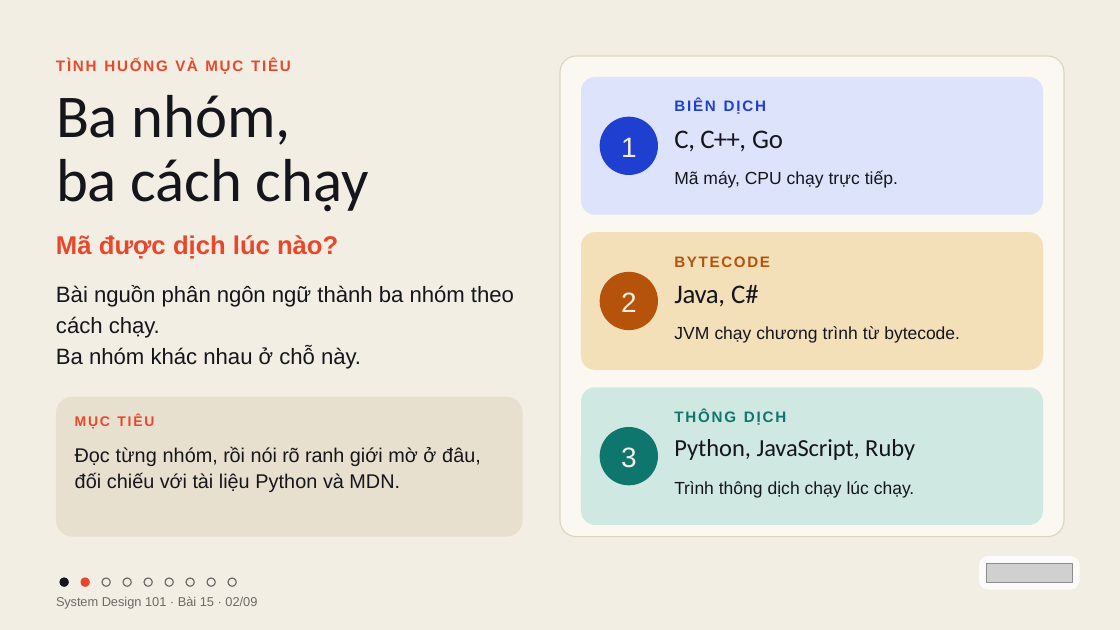
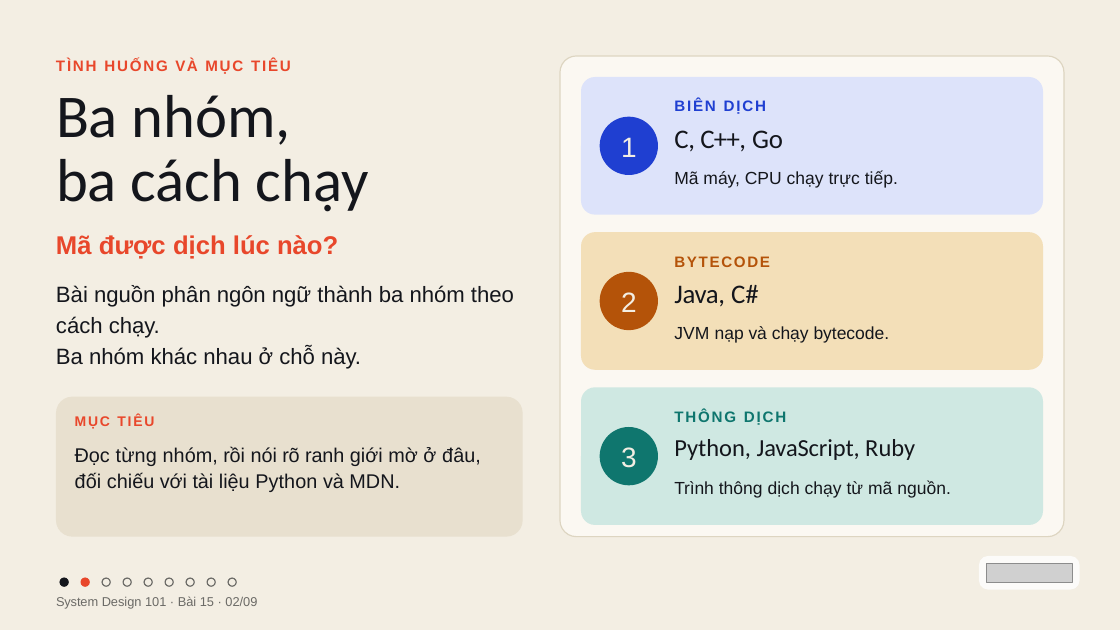
Before and after one commit to vohoailinh90/tool-marketing-studio, a slide deck: slide 2 of system-design-101/vi/lessons/sd-10-015/slides/sd-10-015.pptx. Drawn at 1120x630 pixels with LibreOffice and Linux fonts; fonts in the diff are those of the drawing; grey boxes stand for pictures. Boxes give left, top, right and bottom in pixels: in the first picture for what was removed or moved away, otherwise in the second. Text is boxed around its words. In the diff, an @@ line names an element or a change of style, - is before the commit and + after.

```diff
--- a/system-design-101/vi/lessons/sd-10-015/slides/sd-10-015.pptx
+++ b/system-design-101/vi/lessons/sd-10-015/slides/sd-10-015.pptx
@@ text at [674,326,890,343]: text changed @@
-JVM chạy chương trình từ bytecode.
+JVM nạp và chạy bytecode.
@@ text at [674,481,951,498]: text changed @@
-Trình thông dịch chạy lúc chạy.
+Trình thông dịch chạy từ mã nguồn.
```
Also in this commit, not shown: 7 other slides changed, 4 other files.
